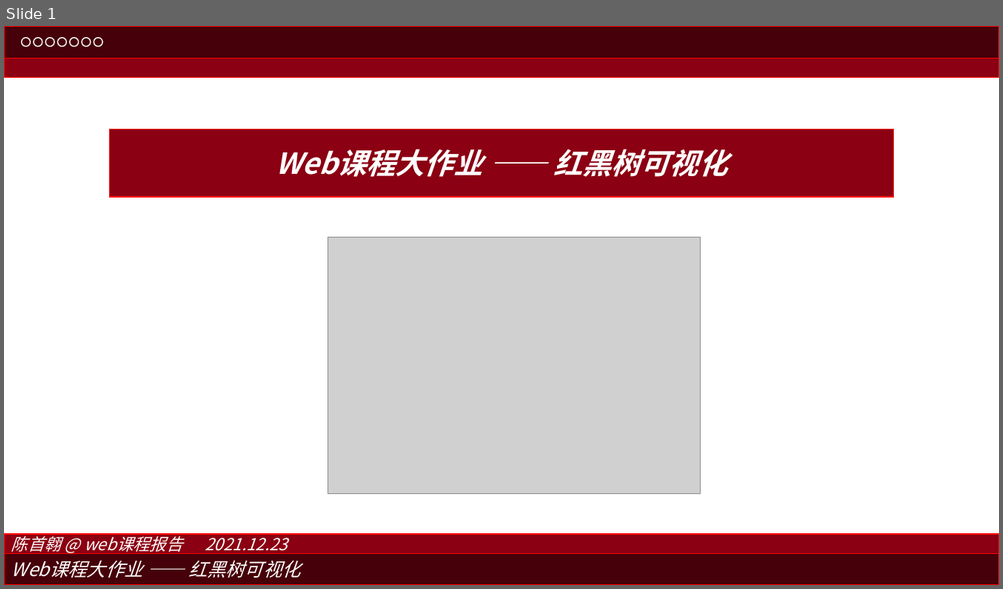
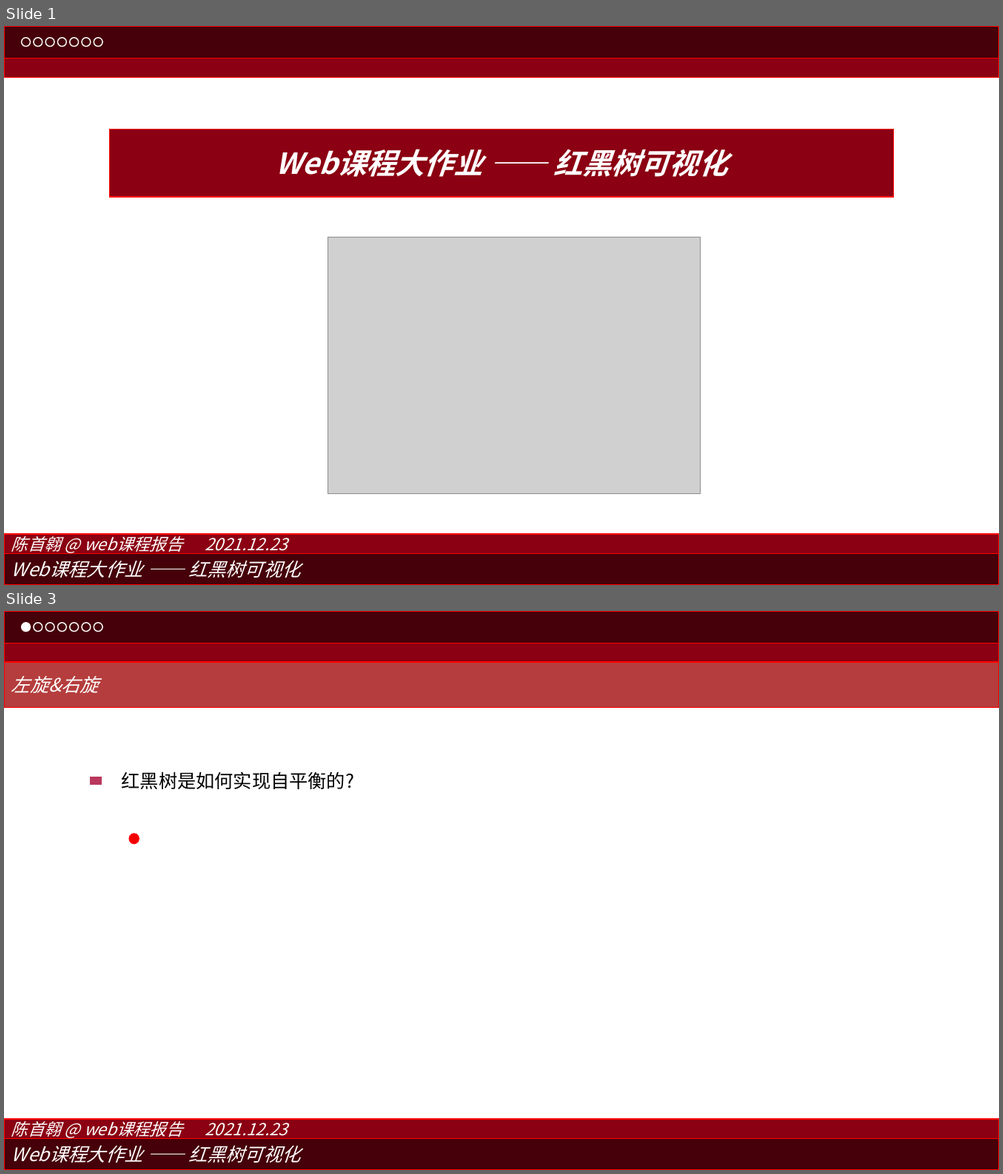
Before and after one commit to shouao/2019213892, a slide deck: 03/slide.pptx. Shown one above the other, each under a label of ours: slide 1 before the commit, slides 1 and 3 after it; the slides between them are not shown. The pictures are 1003x589 and 1003x1174 pixels, drawn with LibreOffice and Linux fonts; fonts in the diff are those of the drawing; grey boxes stand for pictures. Boxes give left, top, right and bottom in pixels: in the first picture for what was removed or moved away, otherwise in the second. Text is boxed around its words. In the diff, an @@ line names an element or a change of style, - is before the commit and + after.

```diff
--- a/03/slide.pptx
+++ b/03/slide.pptx
@@ slide 3 added at [4,611,999,1170], background #FFFFFF @@
@@ rectangle added at [4,611,999,643], fill #460009, outline #FF0000 1 pt @@
@@ ellipse added at [21,623,30,632], fill #FFFFFF, outline #FFFFFF 1 pt @@
@@ ellipse added at [34,623,42,632], fill #460009, outline #FFFFFF 1 pt @@
@@ ellipse added at [45,623,55,632], fill #460009, outline #FFFFFF 1 pt @@
@@ ellipse added at [58,623,67,632], fill #460009, outline #FFFFFF 1 pt @@
@@ ellipse added at [70,623,79,632], fill #460009, outline #FFFFFF 1 pt @@
@@ ellipse added at [82,623,91,632], fill #460009, outline #FFFFFF 1 pt @@
@@ ellipse added at [94,623,102,632], fill #460009, outline #FFFFFF 1 pt @@
@@ rectangle added at [4,643,999,663], fill #8B0012, outline #FF0000 1 pt @@
@@ rectangle added at [4,663,999,708], fill #B53D3D, outline #FF0000 1 pt, 18 pt, text #FFFFFF, italic @@
+左旋&右旋
@@ rectangle added at [90,777,101,784], fill #BA385D, outline #BA385D 1 pt @@
@@ text added at [122,772,354,789], 18 pt, text #000000 @@
+红黑树是如何实现自平衡的?
@@ ellipse added at [129,834,139,845], fill #F20000, outline #FF0000 1 pt @@
@@ rectangle added at [4,1119,999,1139], fill #8B0012, outline #FF0000 1 pt, 16 pt, text #FFFFFF, italic @@
+陈首翱 @ web课程报告 2021.12.23
@@ rectangle added at [4,1139,999,1170], fill #460009, outline #FF0000 1 pt, 18 pt, text #FFFFFF, italic @@
+Web课程大作业 —— 红黑树可视化
```
Also in this commit, not shown: 1 slide changed, 2 other files.
